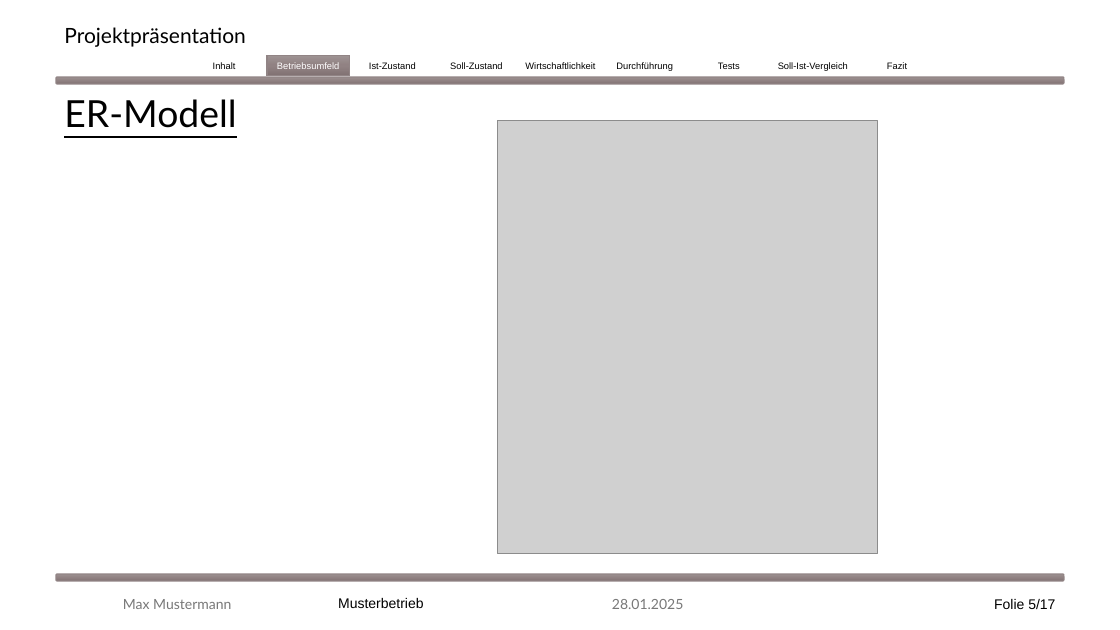
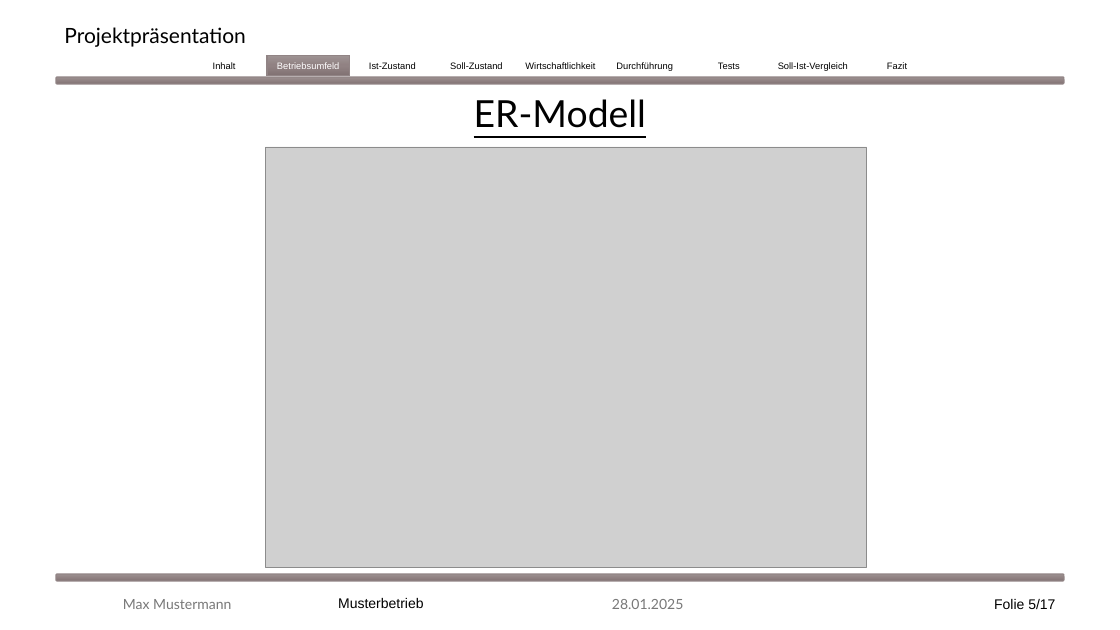
Before and after one commit to EkaterinaShmeleva/MediaManagementSystem, a slide deck: slide 5 of Medienverwaltungsdatenbank Gruppe1.pptx. Drawn at 1120x630 pixels with LibreOffice and Linux fonts; fonts in the diff are those of the drawing; grey boxes stand for pictures. Boxes give left, top, right and bottom in pixels: in the first picture for what was removed or moved away, otherwise in the second. Text is boxed around its words. In the diff, an @@ line names an element or a change of style, - is before the commit and + after.

Commit message:
Update .pptx
eine aktuelle ER-Modell hinzugefügt

```diff
--- a/Medienverwaltungsdatenbank Gruppe1.pptx
+++ b/Medienverwaltungsdatenbank Gruppe1.pptx
@@ text "ER-Modell" at (474, 99, 646, 128): alignment left to centre @@
@@ picture: place and size @@
-picture at (497, 121, 878, 554)
+picture at (266, 147, 867, 567)
```
Also in this commit, not shown: 1 other slide changed, 6 slides removed.
